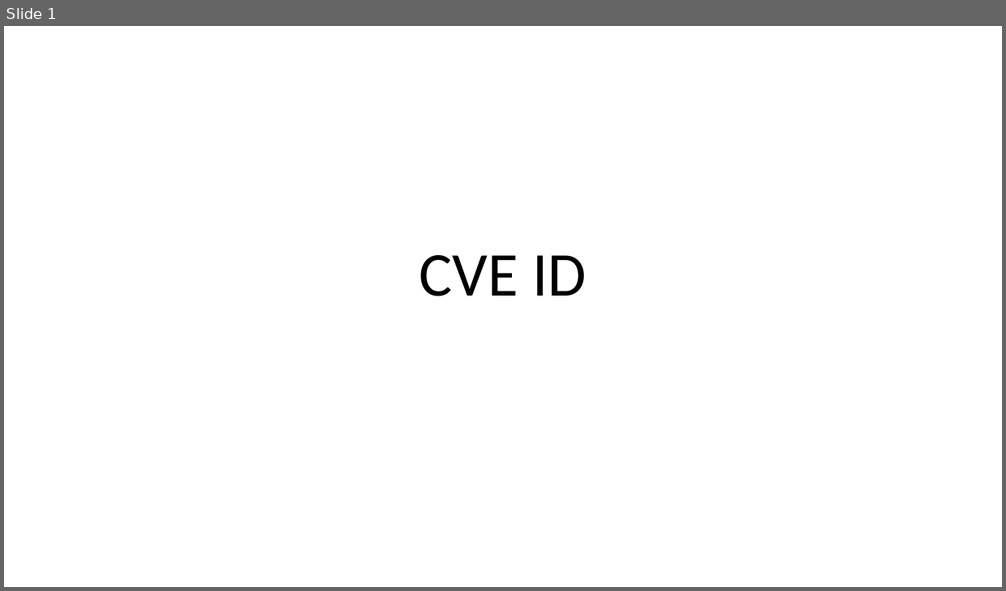
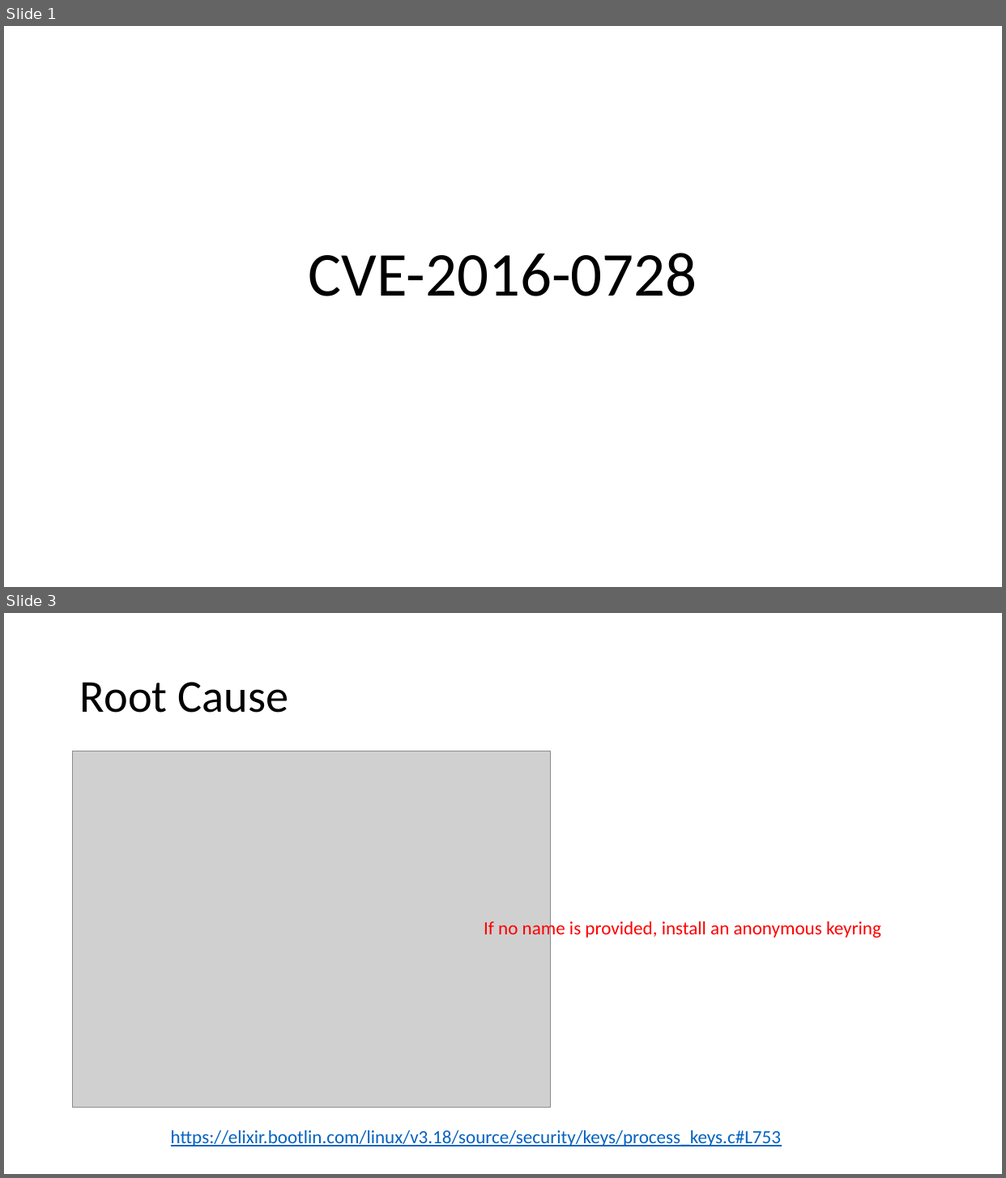
Before and after one commit to mudongliang/Kernel_Vulnerabilities, a slide deck: UAF/2016/CVE-2016-0728.pptx. Shown one above the other, each under a label of ours: slide 1 before the commit, slides 1 and 3 after it; the slides between them are not shown. The pictures are 1006x591 and 1006x1178 pixels, drawn with LibreOffice and Linux fonts; fonts in the diff are those of the drawing; grey boxes stand for pictures. Boxes give left, top, right and bottom in pixels: in the first picture for what was removed or moved away, otherwise in the second. Text is boxed around its words. In the diff, an @@ line names an element or a change of style, - is before the commit and + after.

```diff
--- a/UAF/2016/CVE-2016-0728.pptx
+++ b/UAF/2016/CVE-2016-0728.pptx
@@ slide 3 added at (x1=4, y1=613, x2=1002, y2=1174), background #FFFFFF @@
@@ title added at (x1=80, y1=682, x2=289, y2=713), 44 pt, text #000000 @@
+Root Cause
@@ picture added at (x1=73, y1=752, x2=552, y2=1108) @@
@@ text added at (x1=484, y1=919, x2=881, y2=940), 18 pt, text #FF0000 @@
+If no name is provided, install an anonymous keyring
@@ text added at (x1=171, y1=1131, x2=781, y2=1147), 18 pt, text #0563C1, underline @@
+https://elixir.bootlin.com/linux/v3.18/source/security/keys/process_keys.c#L753
@@ slide 1 changed as well @@
@@ title at (x1=309, y1=253, x2=697, y2=297): text changed @@
-CVE ID
+CVE-2016-0728
```
Also in this commit, not shown: 2 other slides changed, 5 other slides added, 2 slides removed, 1 other file.
